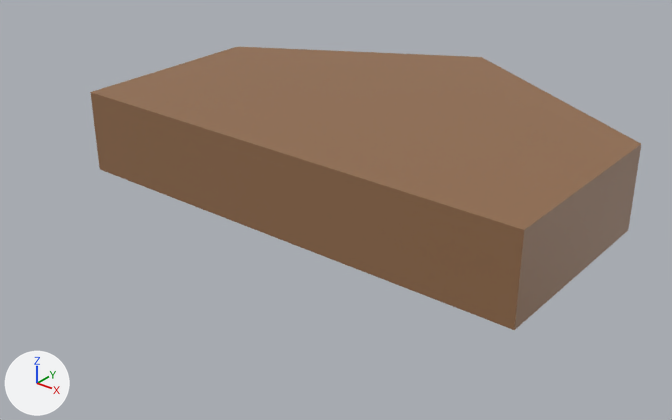
One commit to the glTF model fof/assets/models/walls/1wall2.glb: the scene before it, then after it.
The view is the same before and after, from a 50 mm camera at (1.806, -2.187, 1.373) aimed at (0.071, -0.018, 0.028). The lights are fixed; the arrows at lower left show +X, +Y and +Z. The first picture is the older version. Vertices at exactly the same position are counted once.

Names of what the first picture shows: 'Cliff2'.
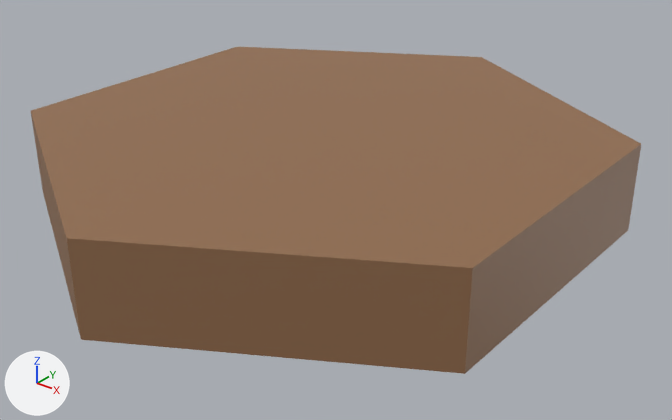
Where the change shows, as pixel boxes [x1, y1, x2, y2] in the pictures (672 x 420 px):
```json
{"object": "Cliff2", "change": "reshaped", "before": [90, 47, 641, 330], "after": [31, 47, 641, 374], "on screen": "11% wider, 15% taller"}
```

Scene script edits in JSON lines:
```json
{"block": "me_plane_001", "where": "# used by ob_cliff2; location = (0.0, 0.0, 0.0)"}
{"op": "remove", "block": "me_plane_001", "code": "me_plane_001.from_pydata(...)  # 10 vertices, 16 faces; spans x -0.87..0.87, y -0.25..1.0, z 0.0..0.3"}
{"op": "add", "block": "me_plane_001", "code": "me_plane_001.from_pydata(...)  # 12 vertices, 20 faces; spans x -0.87..0.87, y -1.0..1.0, z 0.0..0.3"}
{"block": "me_plane_001", "change": "me_plane_001 part 1"}
{"block": "me_plane_001", "change": "2 vertices are removed from x 0.87, y -0.25, z 0.0..0.3"}
{"block": "me_plane_001", "change": "9 faces are deleted"}
{"block": "me_plane_001", "change": "2 vertices move from x -0.87, y -0.25, z 0.0..0.3 to x -0.87, y -0.5, z 0.0..0.3"}
{"block": "me_plane_001", "change": "4 vertices are added at (0.87, -0.5, 0.0), (0.0, -1.0, 0.0), (0.0, -1.0, 0.3), (0.87, -0.5, 0.3)"}
{"block": "me_plane_001", "change": "13 new faces join them"}
```
